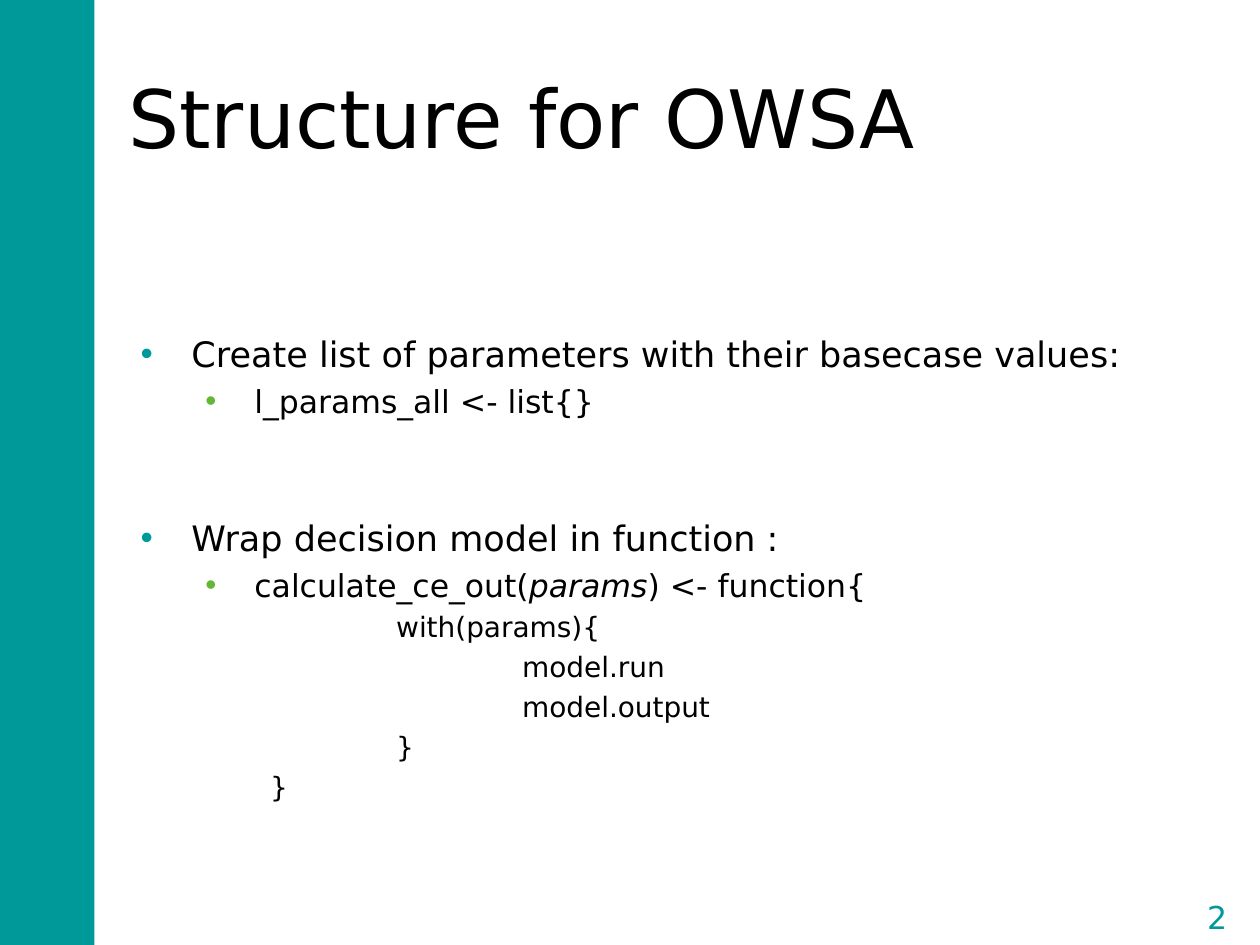
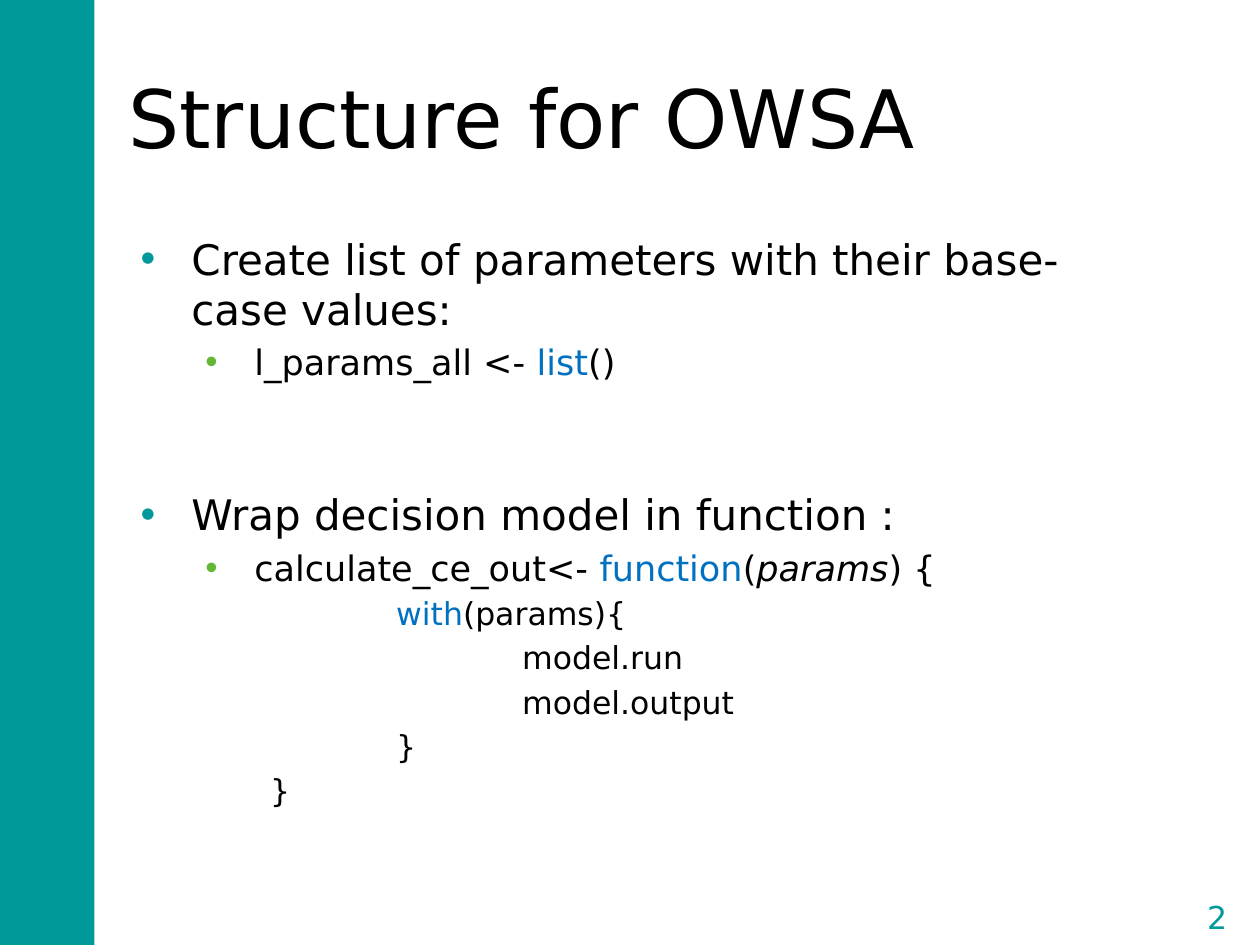
Before and after one commit to DARTH-git/Course-Modularization, a slide deck: slide 2 of Sensitivity analysis/Sensitivity analysis_structure.pptx. Drawn at 1260x945 pixels with LibreOffice and Linux fonts; fonts in the diff are those of the drawing. Boxes give left, top, right and bottom in pixels: in the first picture for what was removed or moved away, otherwise in the second. Text is boxed around its words. In the diff, an @@ line names an element or a change of style, - is before the commit and + after.

Commit message:
added OSWA structure

```diff
--- a/Sensitivity analysis/Sensitivity analysis_structure.pptx
+++ b/Sensitivity analysis/Sensitivity analysis_structure.pptx
@@ text at box(191, 243, 1058, 383): text changed; size 20 to 24 pt @@
-• Create list of parameters with their basecase values:
-  • l_params_all <- list{}
+• Create list of parameters with their base-case values:
+  • l_params_all <- list()
@@ text at box(191, 498, 867, 721): size 20 to 24 pt in "Wrap decision model in function :"; size 16 to 18 pt in "with(params){", "model.run", "model.output", "}" and 1 more places; text colour #000000 to #0070C0 in "with(params){" @@
@@ text at box(254, 554, 903, 589): text changed; size 18 to 20 pt @@
-  • calculate_ce_out(params) <- function{
+  • calculate_ce_out<- function(params) {
```
Also in this commit, not shown: 3 other slides changed.
